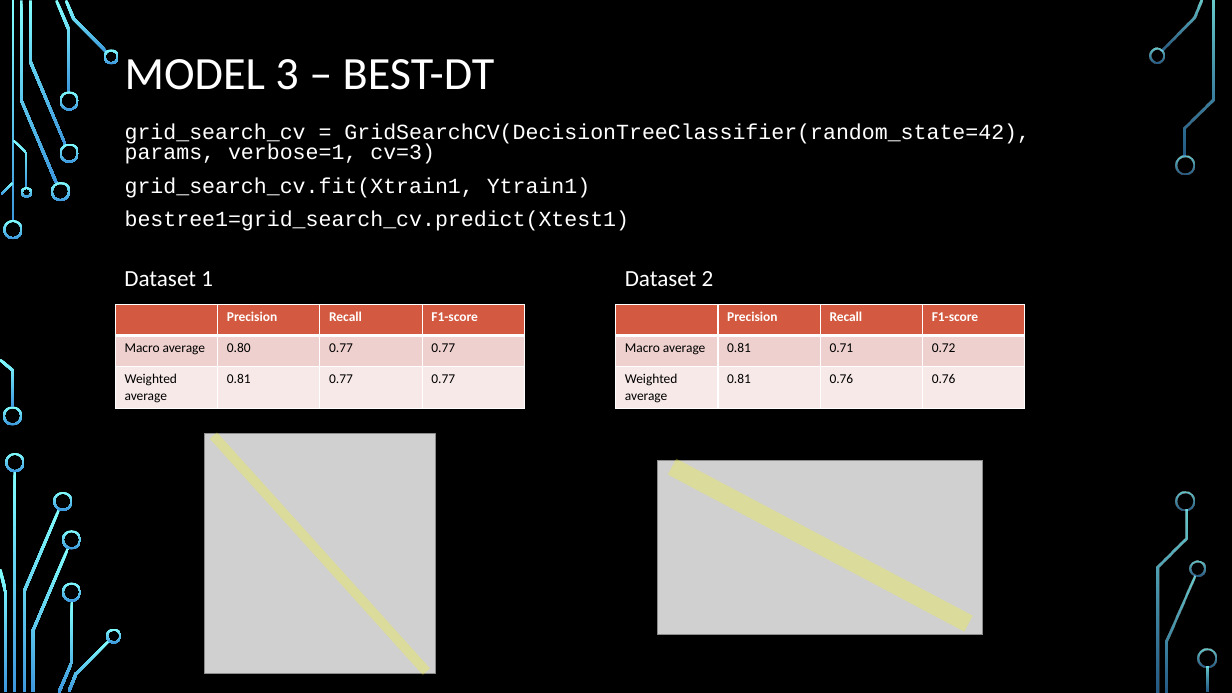
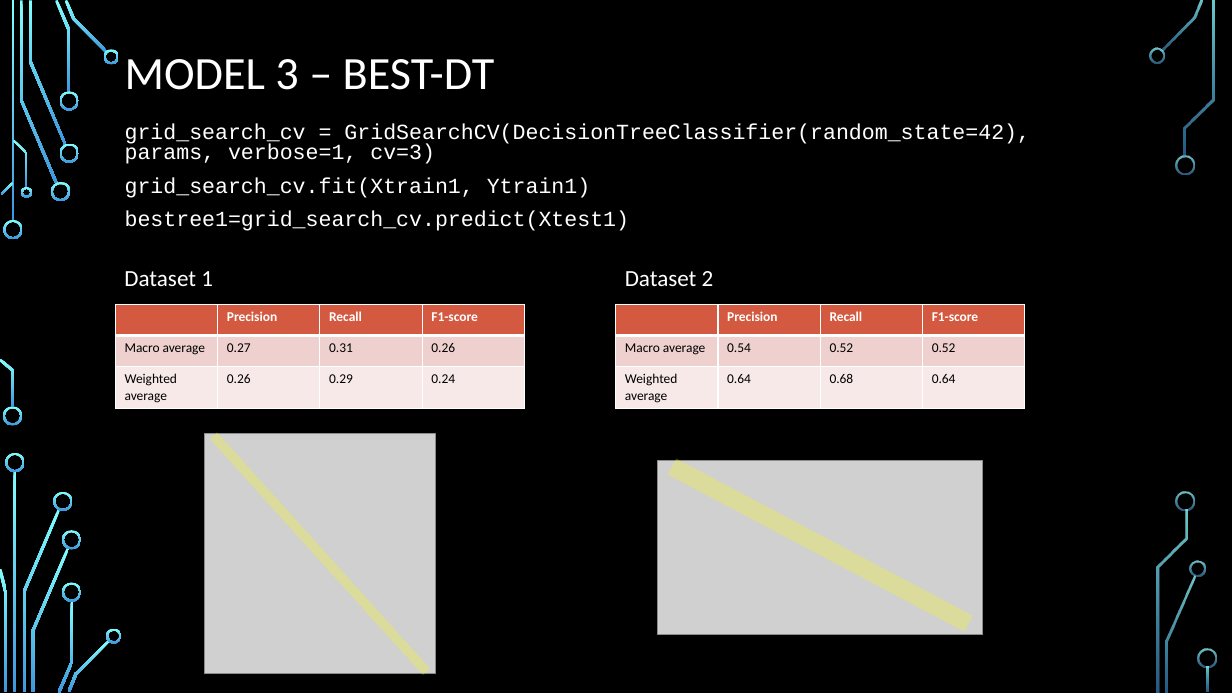
Before and after one commit to AndrewK-7/Comp472-Assignment1, a slide deck: slide 7 of Demo Slides.pptx. Drawn at 1232x693 pixels with LibreOffice and Linux fonts; fonts in the diff are those of the drawing; grey boxes stand for pictures; background and template pictures are left out. Boxes give left, top, right and bottom in pixels: in the first picture for what was removed or moved away, otherwise in the second. Text is boxed around its words. In the diff, an @@ line names an element or a change of style, - is before the commit and + after.

Commit message:
edited slide

```diff
--- a/Demo Slides.pptx
+++ b/Demo Slides.pptx
@@ table at (116,304,526,419) @@
-row 2: Macro average | 0.80 | 0.77 | 0.77
+row 2: Macro average | 0.27 | 0.31 | 0.26
-row 3: Weighted average | 0.81 | 0.77 | 0.77
+row 3: Weighted average | 0.26 | 0.29 | 0.24
@@ table at (616,304,1026,419) @@
-row 2: Macro average | 0.81 | 0.71 | 0.72
+row 2: Macro average | 0.54 | 0.52 | 0.52
-row 3: Weighted average | 0.81 | 0.76 | 0.76
+row 3: Weighted average | 0.64 | 0.68 | 0.64
```
Also in this commit, not shown: 1 other slide changed.
